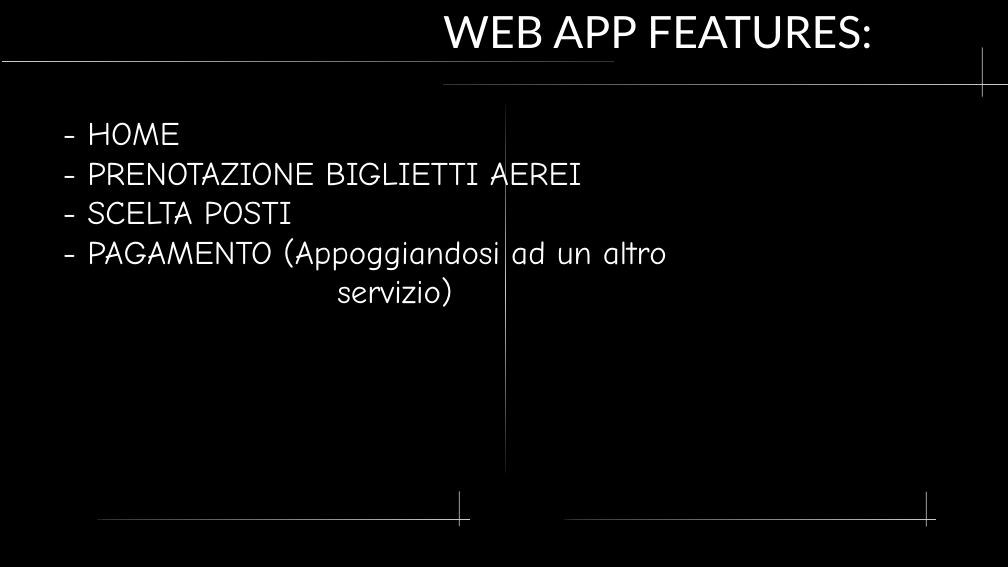
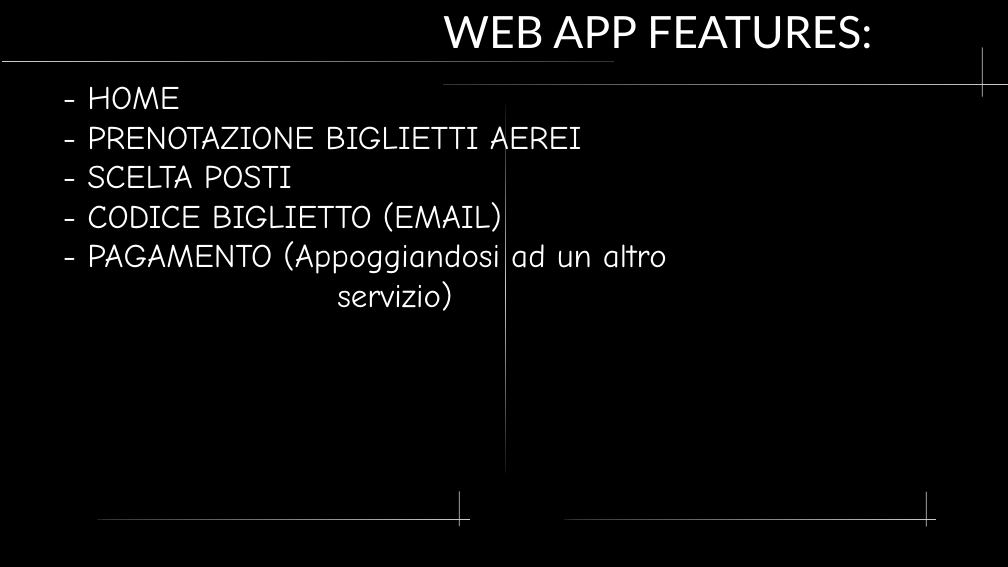
Before and after one commit to StiffWriter00/SA_Project, a slide deck: slide 2 of Presentazione.odp. Drawn at 1008x567 pixels with LibreOffice and Linux fonts; fonts in the diff are those of the drawing. Boxes give left, top, right and bottom in pixels: in the first picture for what was removed or moved away, otherwise in the second. Text is boxed around its words. In the diff, an @@ line names an element or a change of style, - is before the commit and + after.

```diff
--- a/Presentazione.odp
+++ b/Presentazione.odp
@@ text "- HOME": place and size @@
-text "- HOME" at (87,122,667,307)
+text "- HOME" at (87,86,667,311)
@@ text at (87,202,502,232): paragraph added @@
+- CODICE BIGLIETTO (EMAIL)
```
Also in this commit, not shown: 2 other slides changed, 4 slides added, 5 other files.
